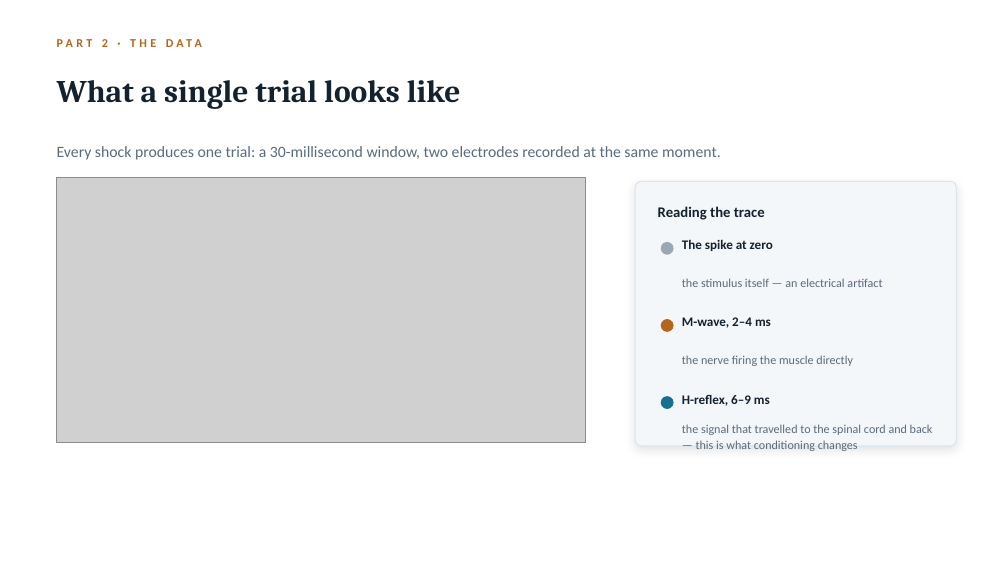
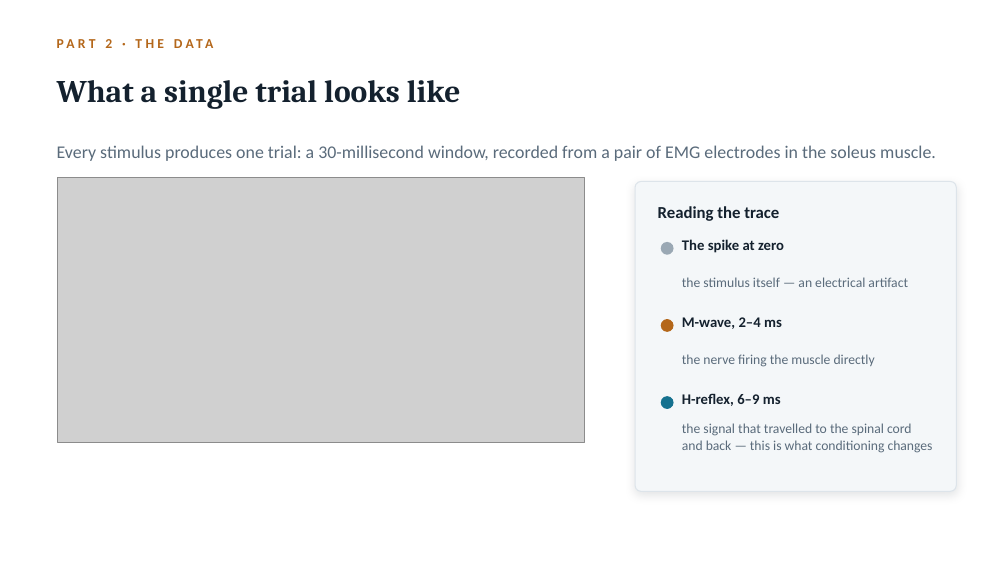
Before and after one commit to switchrao777/hroc-ncan, a slide deck: slide 6 of slides/HROC_Team_Presentation.pptx (slide 5 before the commit). Drawn at 1008x567 pixels with LibreOffice and Linux fonts; fonts in the diff are those of the drawing; grey boxes stand for pictures. Boxes give left, top, right and bottom in pixels: in the first picture for what was removed or moved away, otherwise in the second. Text is boxed around its words. In the diff, an @@ line names an element or a change of style, - is before the commit and + after.

```diff
--- a/slides/HROC_Team_Presentation.pptx
+++ b/slides/HROC_Team_Presentation.pptx
@@ text at [57,145,936,161]: text changed; size 15 to 17 pt @@
-Every shock produces one trial: a 30-millisecond window, two electrodes recorded at the same moment.
+Every stimulus produces one trial: a 30-millisecond window, recorded from a pair of EMG electrodes in the soleus muscle.
@@ rounded rectangle: place and size @@
-rounded rectangle at [635,181,957,446]
+rounded rectangle at [635,181,957,492]
@@ rounded rectangle at [635,181,957,492]: proportions changed @@
@@ text "Reading the trace" at [658,206,779,221]: size 14 to 16 pt @@
@@ size 12.5 to 14 pt in 3 elements at [682,239,784,253], [682,317,782,329], [682,393,781,406] @@
@@ size 11.5 to 13 pt in 4 elements at [105,39,112,48], [682,277,908,287], [682,354,875,367], [682,423,933,453] @@
```
Also in this commit, not shown: 32 other slides changed, 1 slide added, 1 slide removed, 31 other files.
